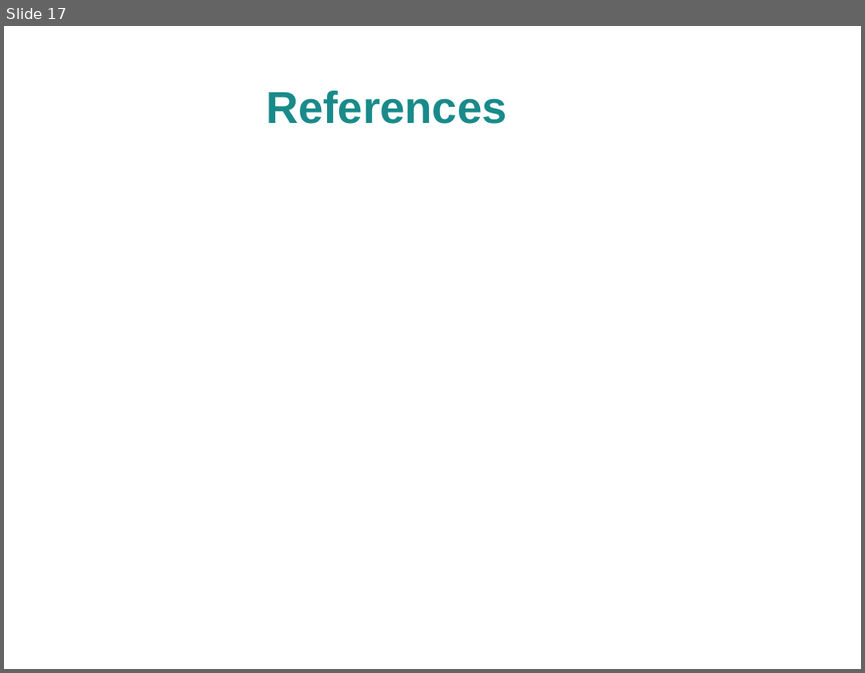
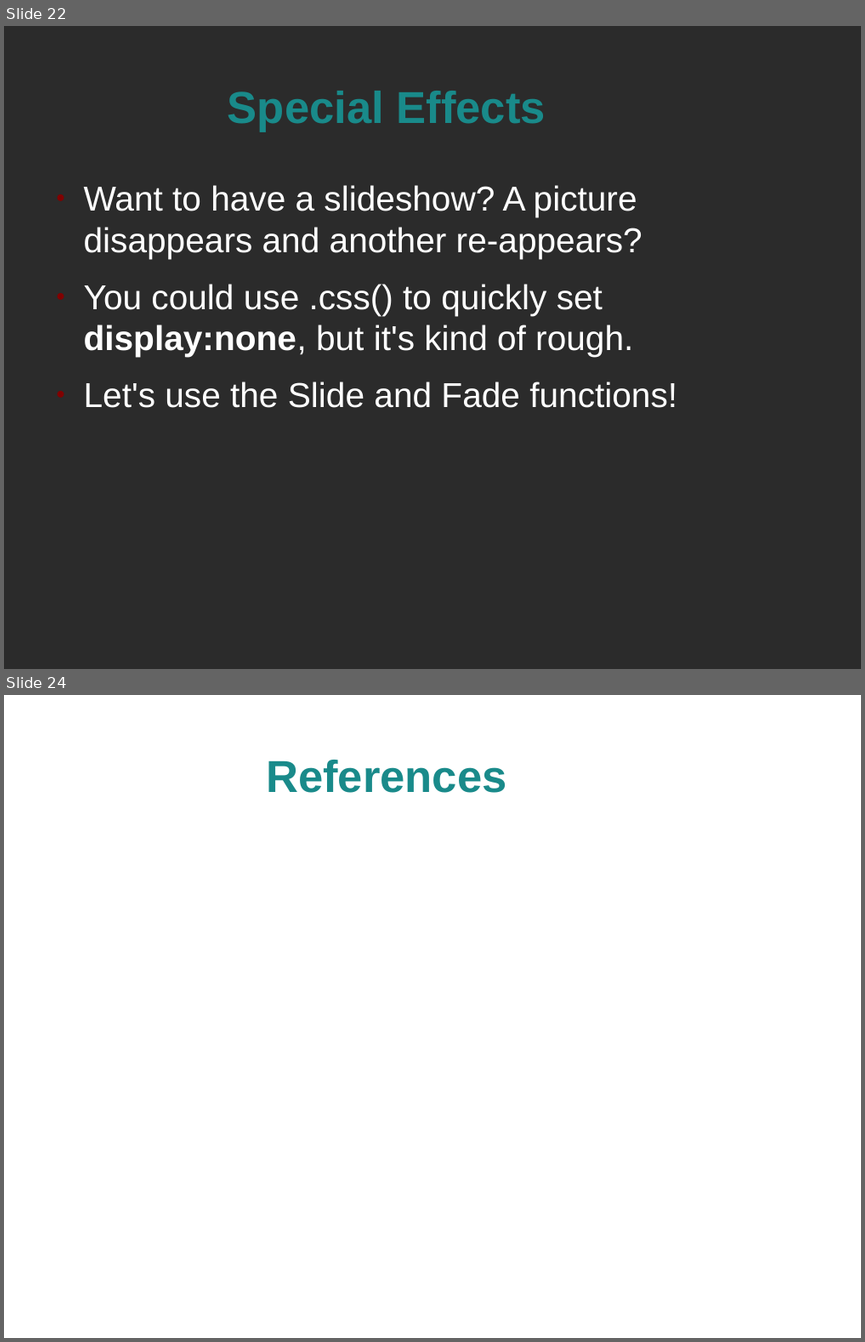
Before and after one commit to spellbindguy/Web-Development, a slide deck: Lectures/07 JavaScript/jQuery.odp. Shown one above the other, each under a label of ours: slide 17 before the commit, slides 22 and 24 after it; the slides between them are not shown. The pictures are 865x673 and 865x1342 pixels, drawn with LibreOffice and Linux fonts; fonts in the diff are those of the drawing; background and template pictures are left out; a plain dark background stands for a picture behind light text. Boxes give left, top, right and bottom in pixels: in the first picture for what was removed or moved away, otherwise in the second. Text is boxed around its words. In the diff, an @@ line names an element or a change of style, - is before the commit and + after.

```diff
--- a/Lectures/07 JavaScript/jQuery.odp
+++ b/Lectures/07 JavaScript/jQuery.odp
@@ slide 22 added at box(4, 26, 861, 669), background picture (left out) @@
@@ title added at box(228, 91, 545, 132), 41.4 pt, text #198A8A, bold @@
+Special Effects
@@ text added at box(84, 185, 677, 408), 32 pt, text #FFFFFF @@
+● Want to have a slideshow? A picture disappears and another re-appears?
+● You could use .css() to quickly set display:none, but it's kind of rough.
+● Let's use the Slide and Fade functions!
@@ what was slide 17 is now slide 24 @@
```
Also in this commit, not shown: 7 slides changed, 6 other slides added, 1 other file.
